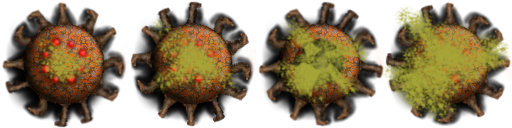
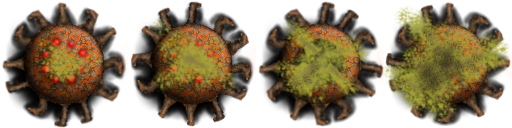
Layer changes from the first 512x128 image to the second:
painted on "Blood" over left=166, top=25, right=489, bottom=103
